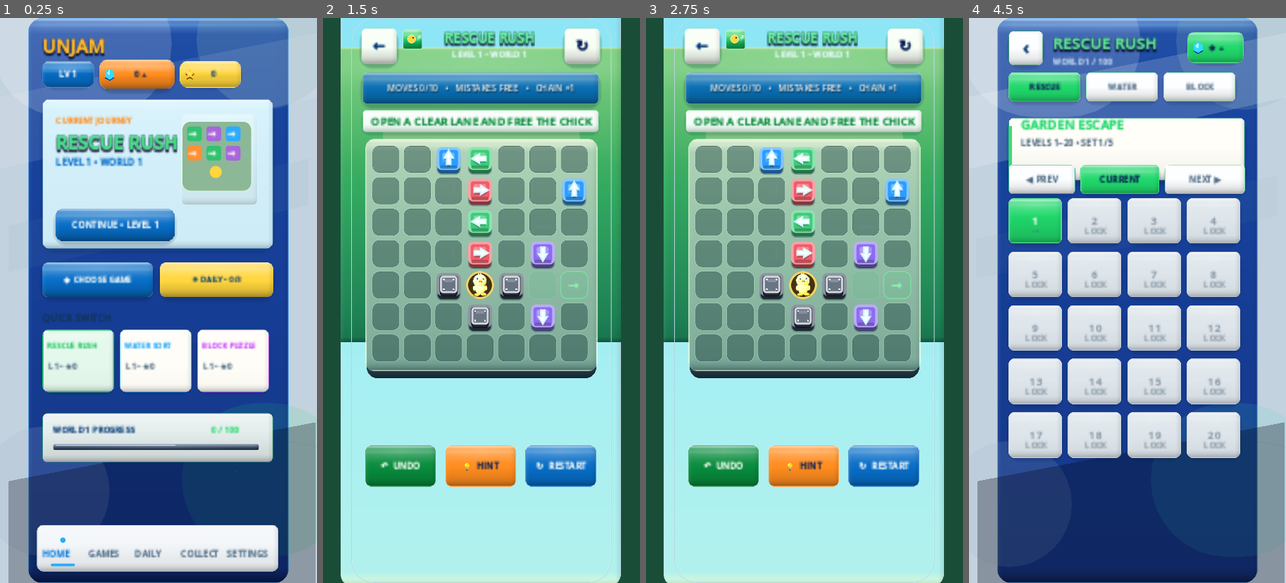
Above: before the commit, frames 1-4 (left to right).
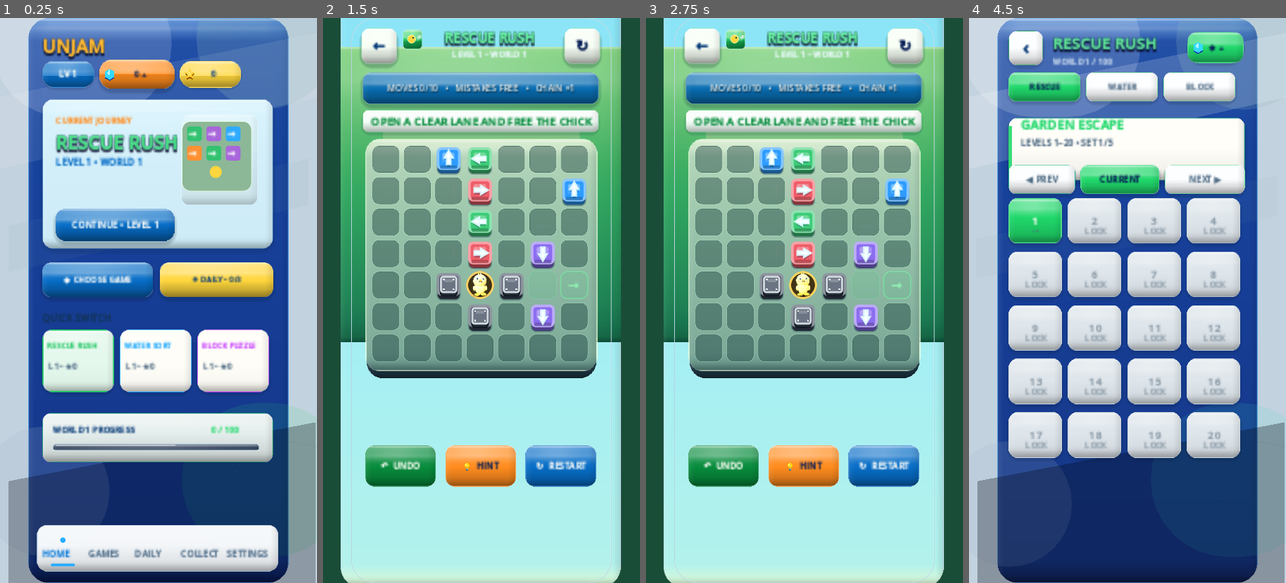
Above: after the commit, the same moments.

Repository: eghosa001/unjam
Game: Godot game, scene res://scenes/Main.tscn
Two runs of this game, one before a commit and one after it. Both use one fixed random seed, a clock stepped at 60 frames per second and the inputs below.
Inputs:
- Up to frame 1 (0.25 s): no input
- Up to frame 2 (1.5 s): click "CONTINUE • LEVEL 1" at 0.5 s; click "PLAY NOW" at 1.25 s
- Up to frame 3 (2.75 s): click "↻ RESTART" at 2 s
- Up to frame 4 (4.5 s): click "↻ RESTART" at 2.75 s; click "↻ RESTART" at 3.5 s; click "←" at 4.25 s

The runs differ from the first frame. In frame 1, 3.0% of the frame differs, in the area x 8-92%, y 0-100%; in frame 2, 1.5%; in frame 3, 1.5%; in frame 4, 2.5%.

Commit message:
polish: sharpen shared lacquer and add world depth

Diff:
--- a/scripts/ui/figma_reference_canvas.gd
+++ b/scripts/ui/figma_reference_canvas.gd
@@ -3,6 +3,7 @@
 
 # Exact coordinate space used by the audited Production frames in Figma.
 const REFERENCE_SIZE := Vector2(390.0, 844.0)
+const WORLD_BACKDROP_SCRIPT = preload("res://scripts/ui/unjam_3d_backdrop.gd")
 
 var extra_scale := 1.0
 
@@ -79,7 +80,7 @@
 	var cache_key := _style_cache_key("rounded2", [top, bottom], radius, border_color, border_width)
 	if _rounded_gradient_cache.has(cache_key):
 		return _rounded_gradient_cache[cache_key] as StyleBoxTexture
-	var image_size := 64
+	var image_size := 96
 	var image := Image.create(image_size, image_size, false, Image.FORMAT_RGBA8)
 	var r := clampf(radius / 24.0 * (float(image_size) * 22.0 / 96.0), 0.0, float(image_size) * 44.0 / 96.0)
 	var bw := maxf(0.0, border_width / 4.0 * 4.0)
@@ -118,7 +119,7 @@
 	var cache_key := _style_cache_key("rounded3", [top, middle, bottom], radius, border_color, border_width, midpoint)
 	if _rounded_gradient3_cache.has(cache_key):
 		return _rounded_gradient3_cache[cache_key] as StyleBoxTexture
-	var image_size := 64
+	var image_size := 96
 	var image := Image.create(image_size, image_size, false, Image.FORMAT_RGBA8)
 	var r := clampf(radius / 24.0 * (float(image_size) * 22.0 / 96.0), 0.0, float(image_size) * 44.0 / 96.0)
 	var bw := maxf(0.0, border_width / 4.0 * 4.0)
@@ -164,11 +165,17 @@
 			# Premium 3D bevel side: a brighter top/left rim and darker right/bottom
 			# side profile makes the nine-slice read as a physical raised object.
 			if fx < 0.10:
-				pixel_fill = pixel_fill.lerp(Color(1, 1, 1, pixel_fill.a), (0.10 - fx) * 0.55)
+				pixel_fill = pixel_fill.lerp(Color(1, 1, 1, pixel_fill.a), (0.10 - fx) * 0.66)
 			if fx > 0.88:
-				pixel_fill = pixel_fill.lerp(Color(0, 0, 0, pixel_fill.a), (fx - 0.88) * 0.72)
-			if fy > 0.90:
-				pixel_fill = pixel_fill.lerp(Color(0, 0, 0, pixel_fill.a), (fy - 0.90) * 0.92)
+				pixel_fill = pixel_fill.lerp(Color(0, 0, 0, pixel_fill.a), (fx - 0.88) * 0.82)
+			if fy > 0.88:
+				pixel_fill = pixel_fill.lerp(Color(0, 0, 0, pixel_fill.a), ((fy - 0.88) / 0.12) * 0.18)
+			# Localized key-light hotspot gives the material an actual lacquered
+			# highlight instead of reading as a generic vertical gradient.
+			var hotspot_distance := Vector2((fx - 0.34) / 0.46, (fy - 0.12) / 0.24).length()
+			var hotspot := clampf(1.0 - hotspot_distance, 0.0, 1.0)
+			if hotspot > 0.0:
+				pixel_fill = pixel_fill.lerp(Color(1, 1, 1, pixel_fill.a), hotspot * 0.105)
 			image.set_pixel(x, y, pixel_fill)
 	var style := StyleBoxTexture.new()
 	style.texture = ImageTexture.create_from_image(image)
@@ -236,6 +243,16 @@
 	parent.add_child(facet)
 	return gem
 
+static func add_world_depth(parent: Control, accent: Color, dark: bool, alpha: float = 0.18, node_name: String = "PremiumWorldDepth") -> Control:
+	var backdrop := WORLD_BACKDROP_SCRIPT.new()
+	backdrop.name = node_name
+	backdrop.mouse_filter = Control.MOUSE_FILTER_IGNORE
+	backdrop.configure(accent, dark)
+	backdrop.modulate.a = clampf(alpha, 0.0, 0.42)
+	set_rect(backdrop, 0, 0, REFERENCE_SIZE.x, REFERENCE_SIZE.y)
+	parent.add_child(backdrop)
+	return backdrop
+
 static func add_scene_backdrop_layers(parent: Control, accent: Color, dark: bool, prefix: String = "Surface") -> void:
 	# Static geometry mirrors the approved Figma key-light/accent-light composition
 	# without per-frame shaders, preserving low-end Android performance.
@@ -290,7 +307,7 @@
 	var cache_key := _style_cache_key("horizontal", [left, right], radius, border_color, border_width)
 	if _horizontal_gradient_cache.has(cache_key):
 		return _horizontal_gradient_cache[cache_key] as StyleBoxTexture
-	var image_size := 64
+	var image_size := 96
 	var image := Image.create(image_size, image_size, false, Image.FORMAT_RGBA8)
 	var r := clampf(radius / 24.0 * (float(image_size) * 22.0 / 96.0), 0.0, float(image_size) * 44.0 / 96.0)
 	var bw := maxf(0.0, border_width)
